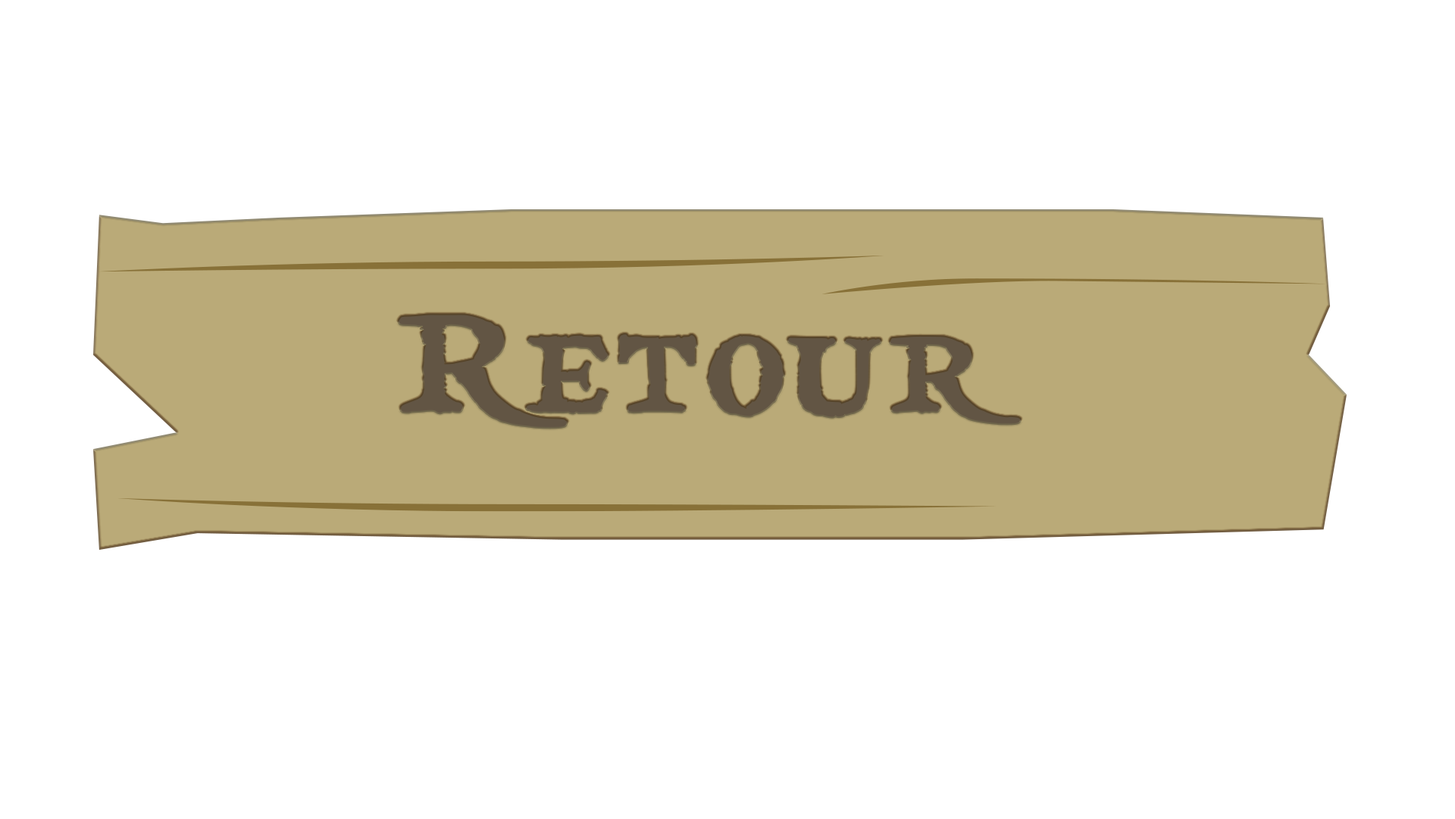
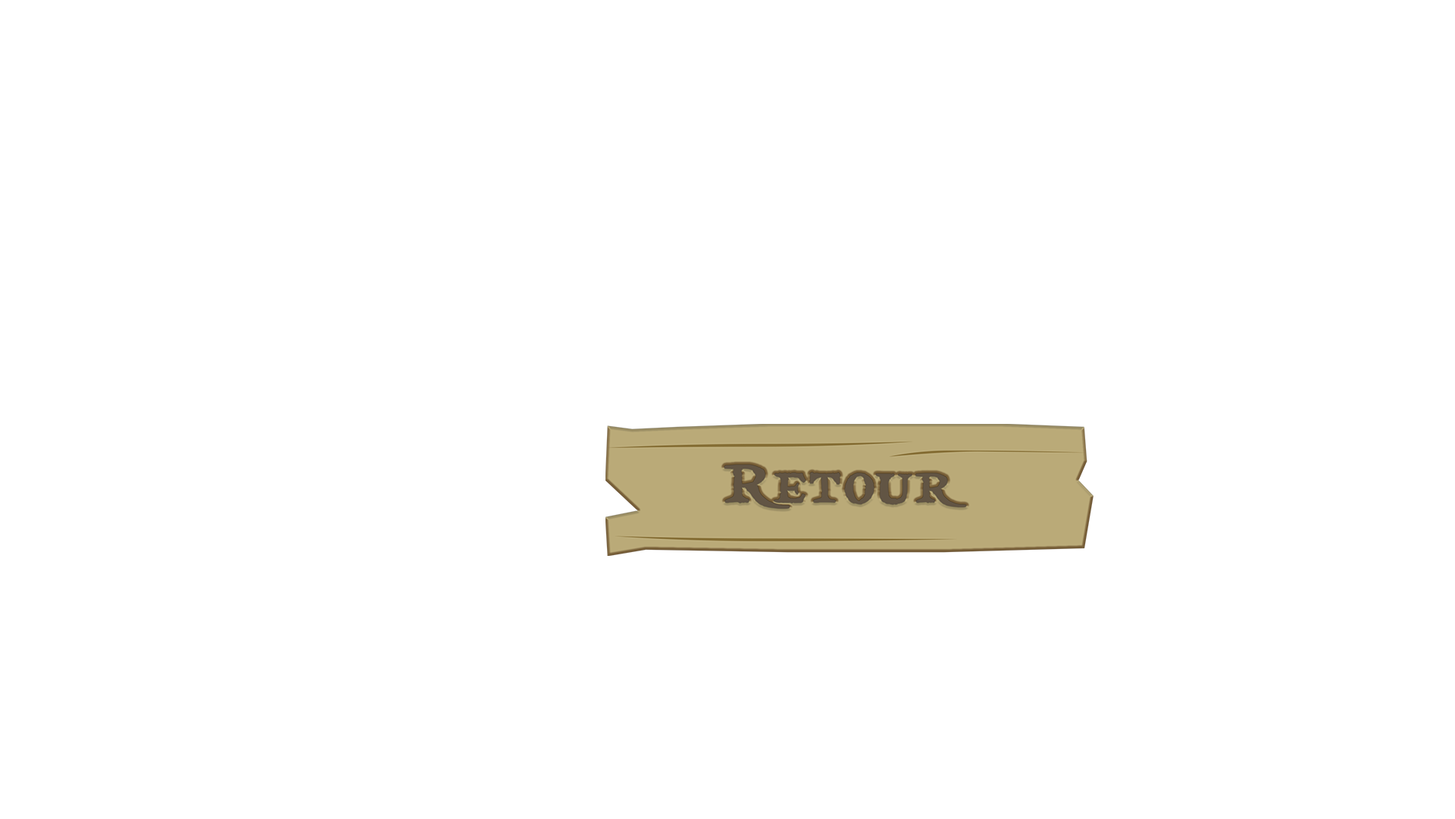
Two versions of the same layered image (1455x819). Layer-by-layer changes:
renamed "Objet dynamique vectoriel" to "Objet dynamique vectoriel3", painted on it over [93, 209, 1347, 556]
